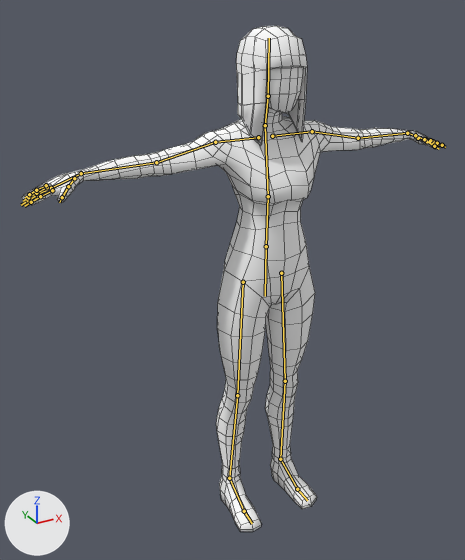
The Blender file Sub/Assets/Graphic/Models/humans/female_Mesh.blend: old version first, new version second.
Before and after are seen from a 50 mm lens placed at (-4.78, -7.72, 3.91), pointed at (-0.71, -0.32, 0.21). Every picture has the same lights, and +X, +Y and +Z are marked at lower left. The bones that bend it are drawn over the model as lines. Mesh edges are drawn as thin lines.

Names of what the first picture shows: 'body', 'body.001'.
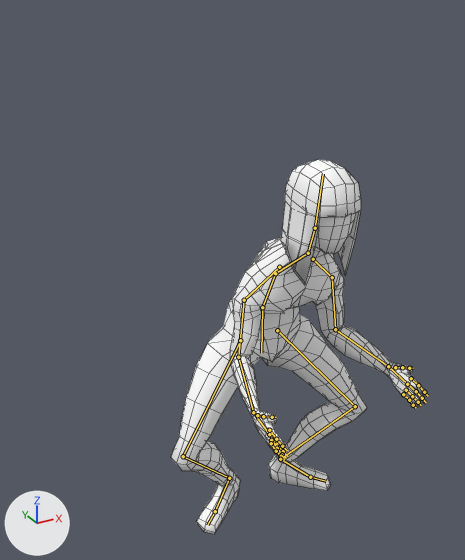
The newer file adds an action. The first version stands in its rest pose; the second is drawn at frame 0 of the action 'interact'.

Changed parts and their boxes [x1, y1, x2, y2] in the pictures (465 x 560 px):
'body', posed (40% narrower, 31% shorter)
    before: [22, 67, 443, 532]
    after: [171, 213, 425, 534]
'body.001', posed (12% wider)
    before: [236, 26, 307, 146]
    after: [281, 160, 361, 285]
bone 'stomach', root to tip
    before: (266, 246) to (268, 196)
    after: (262, 307) to (275, 273)
bone 'chest', root to tip
    before: (268, 196) to (265, 125)
    after: (275, 273) to (308, 253)
bone 'neck', root to tip
    before: (265, 125) to (268, 96)
    after: (308, 253) to (315, 228)
bone 'collar.l', root to tip
    before: (272, 136) to (312, 131)
    after: (313, 259) to (332, 277)
bone 'upperarm.l', root to tip
    before: (312, 131) to (358, 138)
    after: (332, 277) to (335, 329)
bone 'lowerarm.l', root to tip
    before: (358, 138) to (407, 133)
    after: (335, 329) to (388, 366)
bone 'collar.r', root to tip
    before: (258, 137) to (215, 142)
    after: (279, 267) to (244, 300)
bone 'upperarm.r', root to tip
    before: (215, 142) to (156, 162)
    after: (244, 300) to (238, 357)
bone 'lowerarm.r', root to tip
    before: (156, 162) to (81, 173)
    after: (238, 357) to (253, 412)
bone 'foot.l', root to tip
    before: (280, 459) to (297, 489)
    after: (280, 459) to (310, 477)
bone 'foot.r', root to tip
    before: (229, 478) to (244, 511)
    after: (229, 478) to (215, 511)

The change in detail:
Bone 'base' (bone_base) moves from (0.0, 0.0, 0.0) to (0.0, -0.06, -1.04).
Bone 'stomach' (bone_stomach) turns from (0, 0, 0) to (-24, 0, 0) degrees about its own x, y and z.
Bone 'chest' (bone_chest) turns from (0, 0, 0) to (-36, 0, 0) degrees about its own x, y and z.
Bone 'neck' (bone_neck) turns from (0, 0, 0) to (51, 0, 0) degrees about its own x, y and z.
Bone 'collar.l' (bone_collar_l) moves from (0.0, 0.0, 0.0) to (0.21, 0.17, 0.05).
Bone 'collar.l' (bone_collar_l) turns from (0, 0, 0) to (30, -25, -51) degrees about its own x, y and z.
Bone 'upperarm.l' (bone_upperarm_l) moves from (0.0, 0.0, 0.0) to (0.0, 0.0, 0.01).
Bone 'upperarm.l' (bone_upperarm_l) turns from (0, 0, 0) to (24, -14, -32) degrees about its own x, y and z.
Bone 'lowerarm.l' (bone_lowerarm_l) moves from (0.0, 0.0, 0.0) to (0.0, 0.0, -0.01).
Bone 'lowerarm.l' (bone_lowerarm_l) turns from (0, 0, 0) to (72, -9, -22) degrees about its own x, y and z.
Bone 'collar.r' (bone_collar_r) moves from (0.0, 0.0, 0.0) to (-0.22, 0.15, 0.06).
Bone 'collar.r' (bone_collar_r) turns from (0, 0, 0) to (31, 25, 50) degrees about its own x, y and z.
Bone 'upperarm.r' (bone_upperarm_r) moves from (0.0, 0.0, 0.0) to (0.0, 0.0, -0.01).
Bone 'upperarm.r' (bone_upperarm_r) turns from (0, 0, 0) to (23, 17, 33) degrees about its own x, y and z.
Bone 'lowerarm.r' (bone_lowerarm_r) moves from (0.0, 0.0, 0.0) to (0.0, 0.0, 0.01).
Bone 'lowerarm.r' (bone_lowerarm_r) turns from (0, 0, 0) to (71, 7, 24) degrees about its own x, y and z.
Bone 'foot.l' (bone_foot_l) turns from (0, 0, 0) to (42, 10, -6) degrees about its own x, y and z.
Bone 'foot.r' (bone_foot_r) turns from (0, 0, 0) to (36, -12, -1) degrees about its own x, y and z.
Bone 'knee.l' (bone_knee_l) moves from (0.0, 0.0, 0.0) to (-2.56, 0.0, 0.02).
Bone 'knee.r' (bone_knee_r) moves from (0.0, 0.0, 0.0) to (3.96, 0.01, -0.45).
